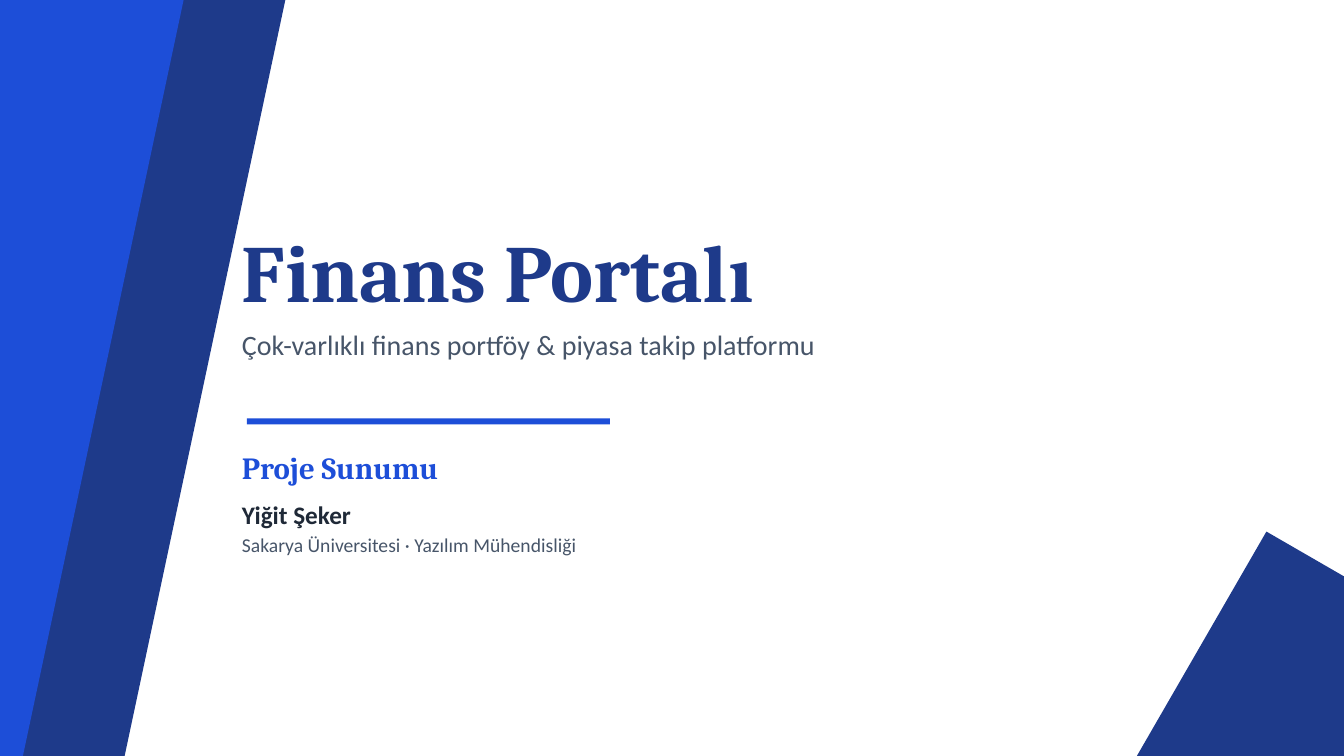
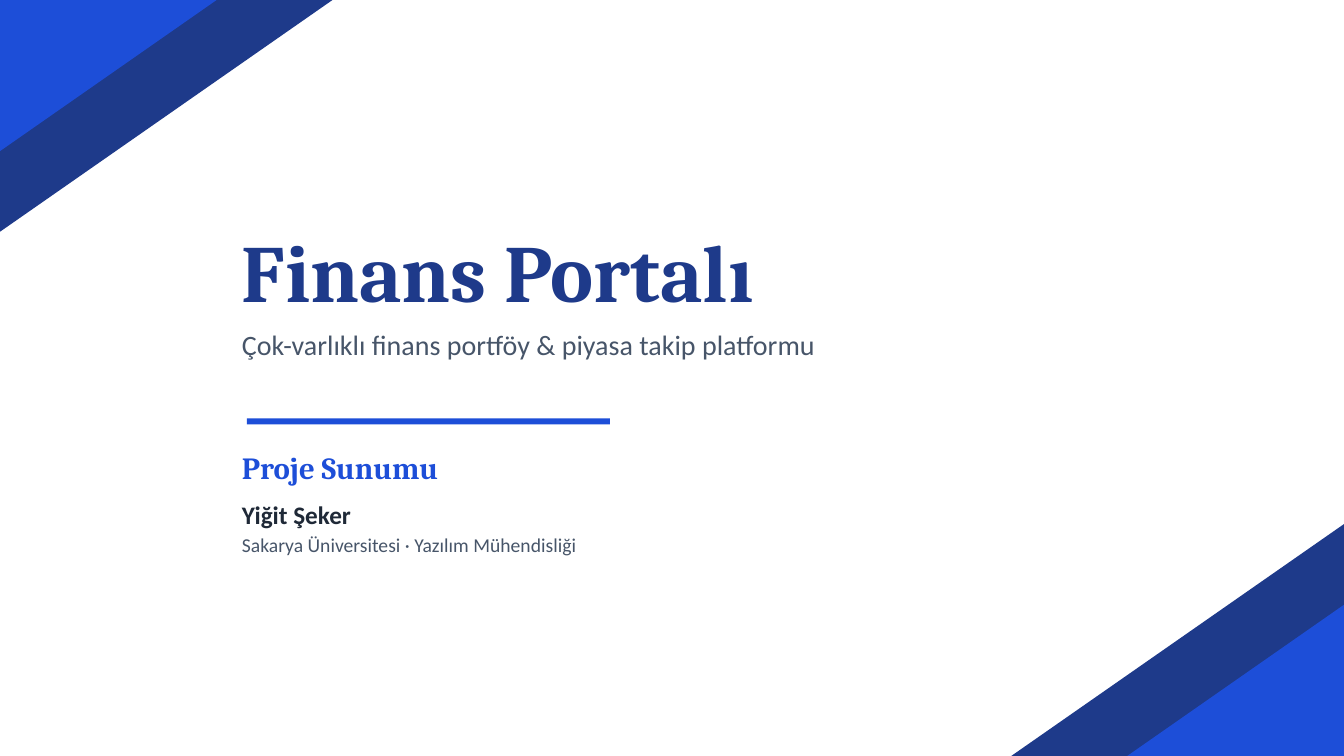
Before and after one commit to yigitsheker/finans-portali, a slide deck: slide 1 of docs/Finans_Portali_Sunum.pptx. Drawn at 1344x756 pixels with LibreOffice and Linux fonts; fonts in the diff are those of the drawing. Boxes give left, top, right and bottom in pixels: in the first picture for what was removed or moved away, otherwise in the second. Text is boxed around its words. In the diff, an @@ line names an element or a change of style, - is before the commit and + after.

```diff
--- a/docs/Finans_Portali_Sunum.pptx
+++ b/docs/Finans_Portali_Sunum.pptx
@@ rectangle removed at [0,0,298,756] @@
@@ rectangle removed at [0,0,198,756] @@
@@ right triangle added at [0,0,333,232], fill #1E3A8A @@
@@ right triangle added at [0,0,217,151], fill #1D4ED8 @@
@@ right triangle added at [1011,524,1344,756], fill #1E3A8A @@
@@ rectangle removed at [1136,532,1344,756] @@
@@ right triangle added at [1127,605,1344,756], fill #1D4ED8 @@
```
Also in this commit, not shown: 8 other slides changed, 2 other files.
